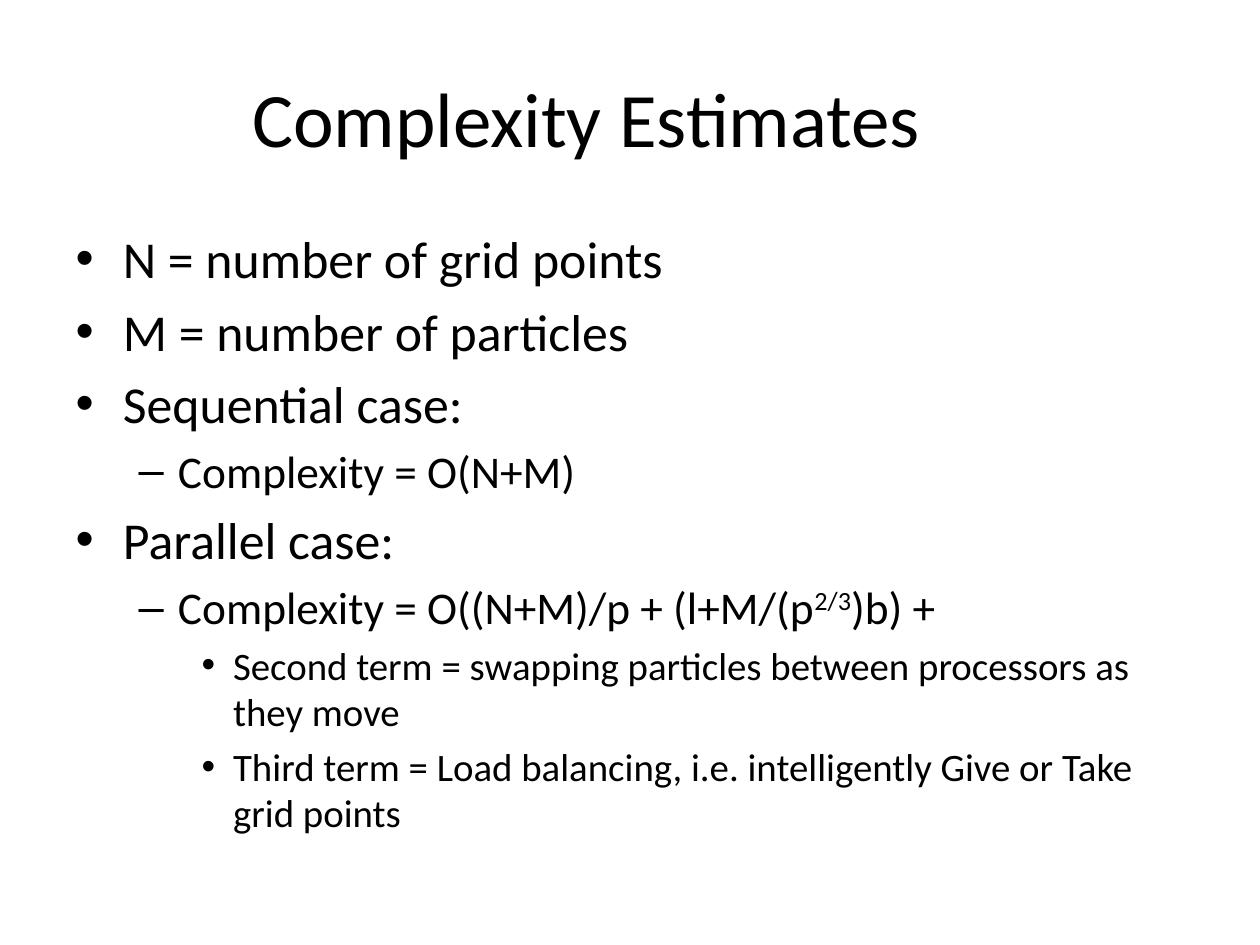
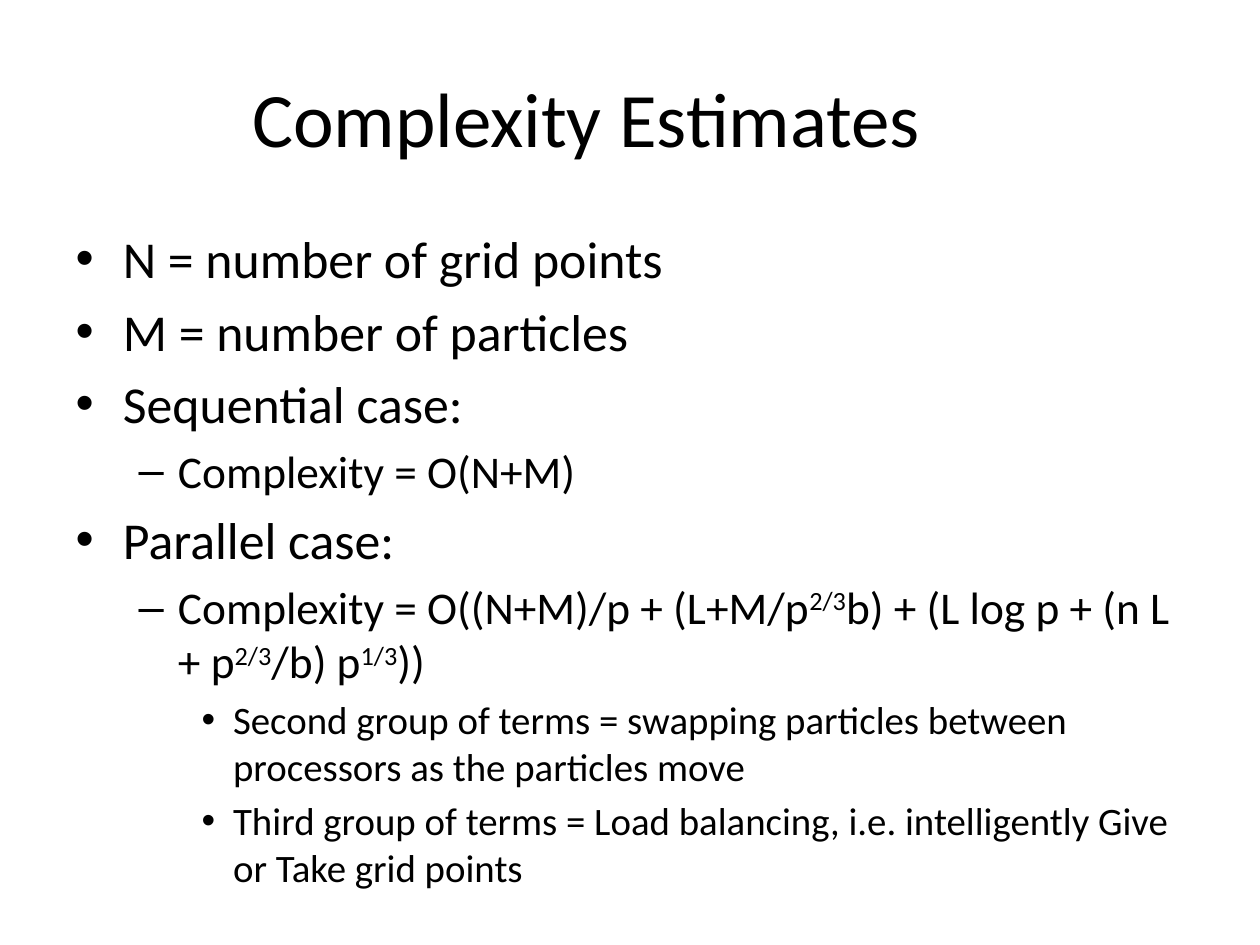
Before and after one commit to mgsholte/dynogrid, a slide deck: slide 4 of Dynogrid_ProgressReport_v1.pptx. Drawn at 1260x945 pixels with LibreOffice and Linux fonts; fonts in the diff are those of the drawing. Boxes give left, top, right and bottom in pixels: in the first picture for what was removed or moved away, otherwise in the second. Text is boxed around its words. In the diff, an @@ line names an element or a change of style, - is before the commit and + after.

```diff
--- a/Dynogrid_ProgressReport_v1.pptx
+++ b/Dynogrid_ProgressReport_v1.pptx
@@ text at box(178, 591, 1169, 889): text changed @@
-  – Complexity = O((N+M)/p + (l+M/(p2/3)b) +
-    • Second term = swapping particles between processors as they move
-    • Third term = Load balancing, i.e. intelligently Give or Take grid points
+  – Complexity = O((N+M)/p + (L+M/p2/3b) + (L log p + (n L + p2/3/b) p1/3))
+    • Second group of terms = swapping particles between processors as the particles move
+    • Third group of terms = Load balancing, i.e. intelligently Give or Take grid points
```
Also in this commit, not shown: 3 other slides changed.
